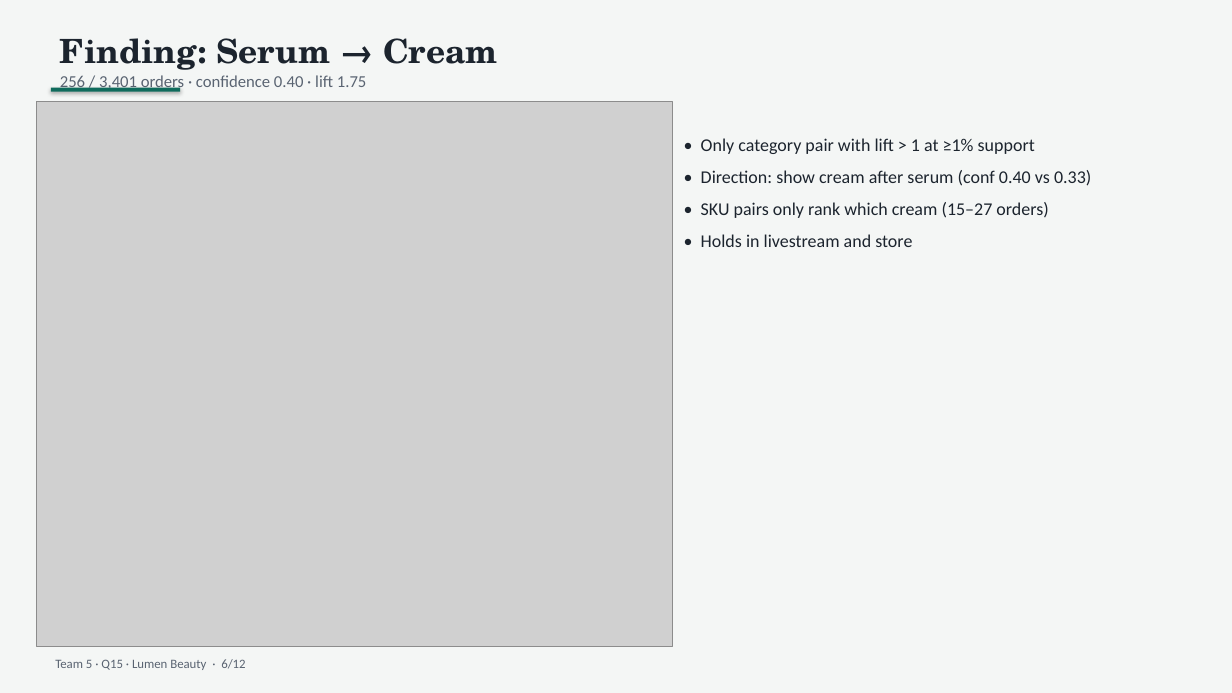
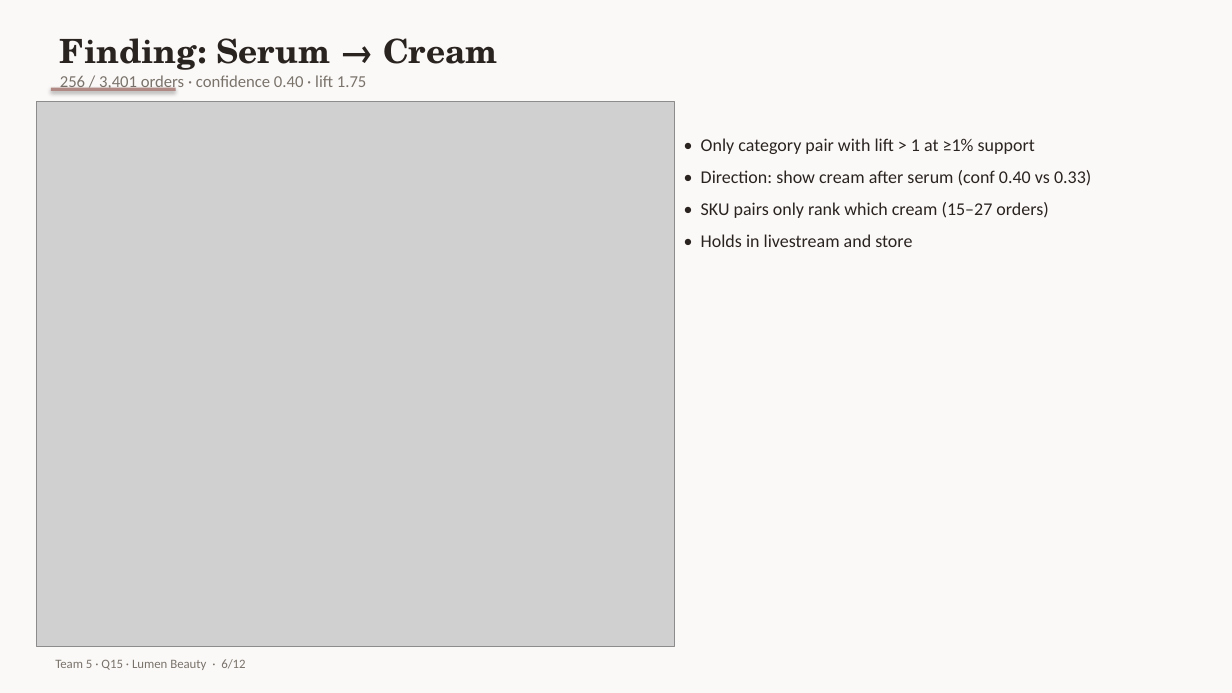
Before and after one commit to N1Rizhka/New-Media-Technology-and-Analytics---Final-Project, a slide deck: slide 6 of deliverables/Team5_Q15_pitch.pptx. Drawn at 1232x693 pixels with LibreOffice and Linux fonts; fonts in the diff are those of the drawing; grey boxes stand for pictures. Boxes give left, top, right and bottom in pixels: in the first picture for what was removed or moved away, otherwise in the second. Text is boxed around its words. In the diff, an @@ line names an element or a change of style, - is before the commit and + after.

```diff
--- a/deliverables/Team5_Q15_pitch.pptx
+++ b/deliverables/Team5_Q15_pitch.pptx
@@ rectangle at [0,0,1232,693]: fill #F4F6F5 to #FBF9F7 @@
@@ text "Finding: Serum → Cream" at [60,38,498,91]: text colour #1C242E to #2A2421 in "Finding: Serum → Cream"; text colour #5A6472 to #7A736C in "256 / 3,401 orders · confidence 0.40 ..." @@
@@ rectangle: place and size @@
-rectangle at [51,88,180,91]
+rectangle at [51,88,176,91]
@@ rectangle at [51,88,176,91]: fill #0F6B5C to #B08984 @@
@@ text "• Only category pair with ..." at [701,138,1091,247]: text colour #1C242E to #2A2421 @@
@@ text "Team 5 · Q15 · ..." at [55,659,245,670]: text colour #5A6472 to #7A736C @@
```
Also in this commit, not shown: 11 other slides changed, 16 other files.
